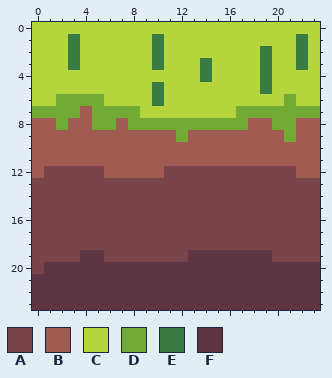
Edited in one commit: pixel-art sprite (img/grass.png). That is the earlier state.
The file is 48x48 pixels, drawn in blocks of 2x2; one block is one cell here.
Palette (. is transparent): A #7a444a  B #a05b53  C #b6d53c  D #71aa34  E #397b44  F #5e3643
Pixels before, first column x 0:
 0 CCCCCCCCCCCCCCCCCCCCCCCC
 1 CCCECCCCCCECCCCCCCCCCCEC
 2 CCCECCCCCCECCCCCCCCECCEC
 3 CCCECCCCCCECCCECCCCECCEC
 4 CCCCCCCCCCCCCCECCCCECCCC
 5 CCCCCCCCCCECCCCCCCCECCCC
 6 CCDDDDCCCCECCCCCCCCCCDCC
 7 DDDDBDDDDCCCCCCCCDDDDDDD
 8 BBDBBDDBDDDDDDDDDDBBDDBB
 9 BBBBBBBBBBBBDBBBBBBBBDBB
10 BBBBBBBBBBBBBBBBBBBBBBBB
11 BBBBBBBBBBBBBBBBBBBBBBBB
12 BAAAAABBBBBAAAAAAAAAAABB
13 AAAAAAAAAAAAAAAAAAAAAAAA
14 AAAAAAAAAAAAAAAAAAAAAAAA
15 AAAAAAAAAAAAAAAAAAAAAAAA
16 AAAAAAAAAAAAAAAAAAAAAAAA
17 AAAAAAAAAAAAAAAAAAAAAAAA
18 AAAAAAAAAAAAAAAAAAAAAAAA
19 AAAAFFAAAAAAAFFFFFFFAAAA
20 AFFFFFFFFFFFFFFFFFFFFFFF
21 FFFFFFFFFFFFFFFFFFFFFFFF
22 FFFFFFFFFFFFFFFFFFFFFFFF
23 FFFFFFFFFFFFFFFFFFFFFFFF
Now the later version:
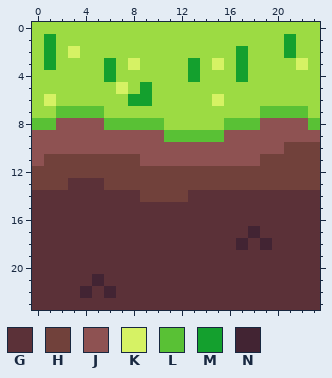
Colours new in this view: G #5b3138  H #71413b  J #8e5252  K #d6f264  L #59c135  M #14a02e  N #422433
Edits made:
Colour C changes from #b6d53c to #9cdb43.
Colour D becomes colour C in row 6 at x 2 to 5 and 21; in row 7 at x 0 to 1, 6 to 8, 17 to 18 and 23; in row 8 at x 11 to 15.
Colour E becomes colour C in row 1 at x 3, 10 and 22; in row 2 at x 10, 19 and 22; in row 3 at x 3, 10, 14 and 19; in row 4 at x 14 and 19; in row 5 at x 10 and 19; in row 6 at x 10.
Colour A becomes colour G in row 13 at x 3 to 5; in row 14 at x 0 to 8 and 13 to 23; in rows 15 to 16 at x 0 to 23; in row 17 at x 0 to 17 and 19 to 23; in row 18 at x 0 to 16, 18 and 20 to 23; in row 19 at x 0 to 3, 6 to 12 and 20 to 23.
Colour A becomes colour G in row 20 at x 0.
Colour F becomes colour G in row 19 at x 4 to 5 and 13 to 19; in row 20 at x 1 to 23; in row 21 at x 0 to 4 and 6 to 23; in row 22 at x 0 to 3, 5 and 7 to 23; in row 23 at x 0 to 23.
Colour A becomes colour H in row 12 at x 1 to 5 and 11 to 21; in row 13 at x 0 to 2 and 6 to 23; in row 14 at x 9 to 12.
Colour B becomes colour H in row 10 at x 21 to 23; in row 11 at x 1 to 8 and 19 to 23; in row 12 at x 0, 6 to 10 and 22 to 23.
Colour B becomes colour J in row 8 at x 3 to 4, 19 and 22; in row 9 at x 0 to 10, 16 to 20 and 22 to 23; in row 10 at x 0 to 20; in row 11 at x 0 and 9 to 18.
Colour D becomes colour J in row 8 at x 2, 5 and 20 to 21; in row 9 at x 21.
Colour C becomes colour K in row 3 at x 8 and 15; in row 5 at x 7; in row 6 at x 1 and 15.
Colour E becomes colour K in row 2 at x 3; in row 3 at x 22.
Colour B becomes colour L in row 7 at x 4; in row 8 at x 0 to 1, 7, 18 and 23; in row 9 at x 11 and 13 to 15.
Colour D becomes colour L in row 7 at x 2 to 3, 5 and 19 to 22; in row 8 at x 6, 8 to 10 and 16 to 17; in row 9 at x 12.
Colour C becomes colour M in row 1 at x 1 and 21; in row 2 at x 1, 17 and 21; in row 3 at x 1, 6, 13 and 17; in row 4 at x 6, 13 and 17; in row 5 at x 9; in row 6 at x 8 to 9.
Colour A becomes colour N in row 17 at x 18; in row 18 at x 17 and 19.
Colour F becomes colour N in row 21 at x 5; in row 22 at x 4 and 6.
Pixel boxes of the changes (left, top, right, bottom) in both pictures:
changed: (32, 22, 320, 310)
